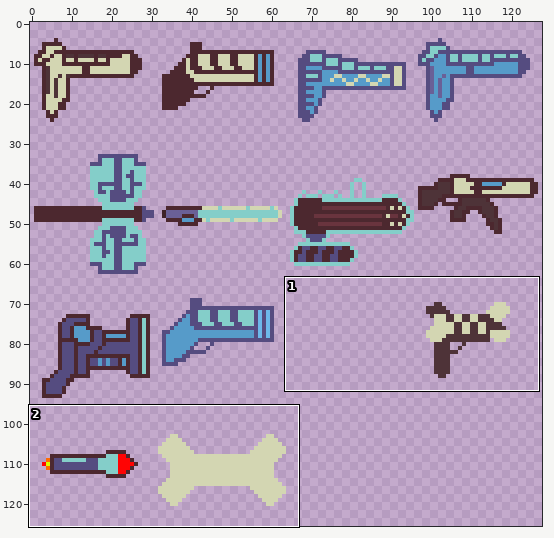
One commit to this sprite sheet: assets/weapons.png. Above, an overview of the earlier version with the close-up marked.
Close-up. Before:
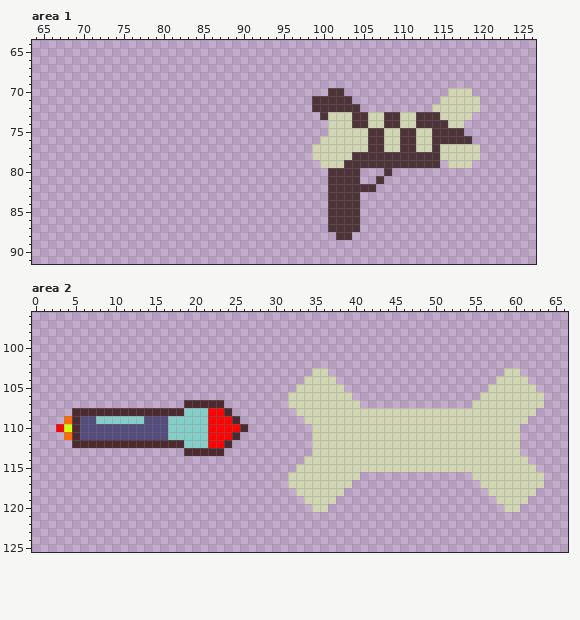
The file is 128x128 pixels. Colours within 5 levels of each other are drawn and written as one. Shown: area 1: x 64..126, y 64..91; area 2: x 0..66, y 96..125. The wide view leaves out empty margins.
New version:
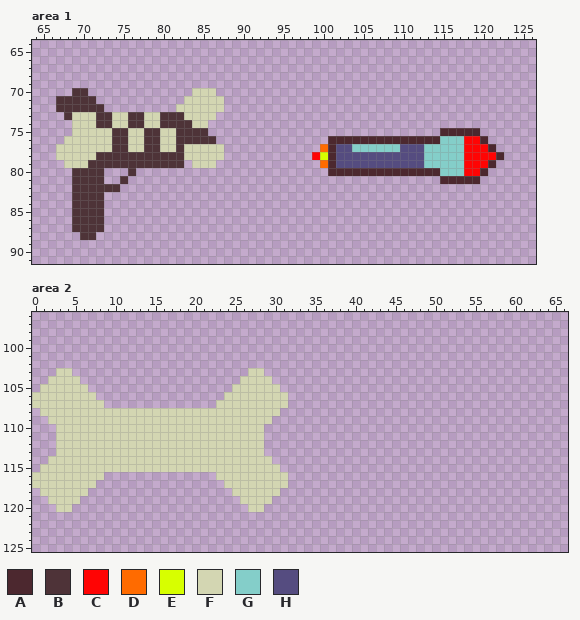
Palette (. is transparent): A #4c282f  B #4e3338  C #ff0404  D #ff6b00  E #d7ff00  F #d3d6b2  G #84cec9  H #554c80
Diff:
Area 1:
y 70: x 69..70 .. -> BB; x 84..86 ... -> FFF; x 101..102 BB -> ..; x 116..118 FFF -> ...
y 71: x 67..71 ..... -> BBBBB; x 83..87 ..... -> FFFFF; x 99..103 BBBBB -> .....; x 115..119 FFFFF -> .....
y 72: x 67..72 ...... -> BBBBBB; x 82..87 ...... -> FFFFFF; x 99..104 BBBBBB -> ......; x 114..119 FFFFFF -> ......
y 73: x 68..86 ................... -> BFFFBBFFBBFFBBBFFFF; x 100..118 BFFFBBFFBBFFBBBFFFF -> ...................
y 74: x 69..85 ................. -> FFFBBFFBBFFBBBBFF; x 101..117 FFFBBFFBBFFBBBBFF -> .................
y 75: x 69..85 ................. -> FFFFFBBFFBBFFBBBB; x 101..119 FFFFFBBFFBBFFBBBB.. -> ..............AAAAA
y 76: x 68..86 ................... -> FFFFFFBBFFBBFFBBBBB; x 100..120 FFFFFFBBFFBBFFBBBBB.. -> .AAAAAAAAAAAAAAGGGCCA
y 77: x 67..87 ..................... -> FFFFFFFBBFFBBFFBFFFFF; x 99..121 FFFFFFFBBFFBBFFBFFFFF.. -> .DAHHGGGGGGHHHGGGGGCCCA
y 78: x 67..87 ..................... -> FFFFFBBBBBBBBBBBFFFFF; x 99..122 FFFFFBBBBBBBBBBBFFFFF... -> CEAHHHHHHHHHHHGGGGGCCCCA
y 79: x 68..82 ............... -> FFFBBBBBBBBBBBB; x 84..86 ... -> FFF; x 100..121 FFFBBBBBBBBBBBB.FFF... -> DAHHHHHHHHHHHGGGGGCCCA
y 80: x 69..72 .... -> BBBB; x 76 . -> B; x 101..120 BBBB...B............ -> AAAAAAAAAAAAAAGGGCCA
y 81: x 69..72 .... -> BBBB; x 75 . -> B; x 101..104 BBBB -> ....; x 107 B -> .; x 115..119 ..... -> AAAAA
y 82: x 69..74 ...... -> BBBBBB; x 101..106 BBBBBB -> ......
y 83..87: x 69..72 .... -> BBBB; x 101..104 BBBB -> ....
y 88: x 70..71 .. -> BB; x 102..103 BB -> ..
Area 2:
y 103: x 3..4 .. -> FF; x 27..28 .. -> FF; x 35..36 FF -> ..; x 59..60 FF -> ..
y 104: x 2..5 .... -> FFFF; x 26..29 .... -> FFFF; x 34..37 FFFF -> ....; x 58..61 FFFF -> ....
y 105: x 1..6 ...... -> FFFFFF; x 25..30 ...... -> FFFFFF; x 33..38 FFFFFF -> ......; x 57..62 FFFFFF -> ......
y 106: x 0..7 ........ -> FFFFFFFF; x 24..39 ........FFFFFFFF -> FFFFFFFF........; x 56..63 FFFFFFFF -> ........
y 107: x 0..8 ......... -> FFFFFFFFF; x 19..40 AAAAA........FFFFFFFFF -> ....FFFFFFFFF.........; x 55..63 FFFFFFFFF -> .........
y 108: x 1..30 ....AAAAAAAAAAAAAAGGGCCA...... -> FFFFFFFFFFFFFFFFFFFFFFFFFFFFFF; x 33..62 FFFFFFFFFFFFFFFFFFFFFFFFFFFFFF -> ..............................
y 109: x 2..29 ..DAHHGGGGGGHHHGGGGGCCCA.... -> FFFFFFFFFFFFFFFFFFFFFFFFFFFF; x 34..61 FFFFFFFFFFFFFFFFFFFFFFFFFFFF -> ............................
y 110: x 3..28 CEAHHHHHHHHHHHGGGGGCCCCA.. -> FFFFFFFFFFFFFFFFFFFFFFFFFF; x 35..60 FFFFFFFFFFFFFFFFFFFFFFFFFF -> ..........................
y 111: x 3..28 .DAHHHHHHHHHHHGGGGGCCCA... -> FFFFFFFFFFFFFFFFFFFFFFFFFF; x 35..60 FFFFFFFFFFFFFFFFFFFFFFFFFF -> ..........................
y 112: x 3..28 ..AAAAAAAAAAAAAAGGGCCA.... -> FFFFFFFFFFFFFFFFFFFFFFFFFF; x 35..60 FFFFFFFFFFFFFFFFFFFFFFFFFF -> ..........................
y 113: x 3..28 ................AAAAA..... -> FFFFFFFFFFFFFFFFFFFFFFFFFF; x 35..60 FFFFFFFFFFFFFFFFFFFFFFFFFF -> ..........................
y 114: x 2..29 ............................ -> FFFFFFFFFFFFFFFFFFFFFFFFFFFF; x 34..61 FFFFFFFFFFFFFFFFFFFFFFFFFFFF -> ............................
y 115: x 1..30 .............................. -> FFFFFFFFFFFFFFFFFFFFFFFFFFFFFF; x 33..62 FFFFFFFFFFFFFFFFFFFFFFFFFFFFFF -> ..............................
y 116: x 0..8 ......... -> FFFFFFFFF; x 23..40 .........FFFFFFFFF -> FFFFFFFFF.........; x 55..63 FFFFFFFFF -> .........
y 117: x 0..7 ........ -> FFFFFFFF; x 24..39 ........FFFFFFFF -> FFFFFFFF........; x 56..63 FFFFFFFF -> ........
y 118: x 1..6 ...... -> FFFFFF; x 25..30 ...... -> FFFFFF; x 33..38 FFFFFF -> ......; x 57..62 FFFFFF -> ......
y 119: x 2..5 .... -> FFFF; x 26..29 .... -> FFFF; x 34..37 FFFF -> ....; x 58..61 FFFF -> ....
y 120: x 3..4 .. -> FF; x 27..28 .. -> FF; x 35..36 FF -> ..; x 59..60 FF -> ..
Boxes around the changes in both close-ups, in picture pixels (x1, y1, x2, y2):
added: (56, 88, 224, 240)
changed: (312, 88, 504, 240)
changed: (32, 368, 544, 512)
